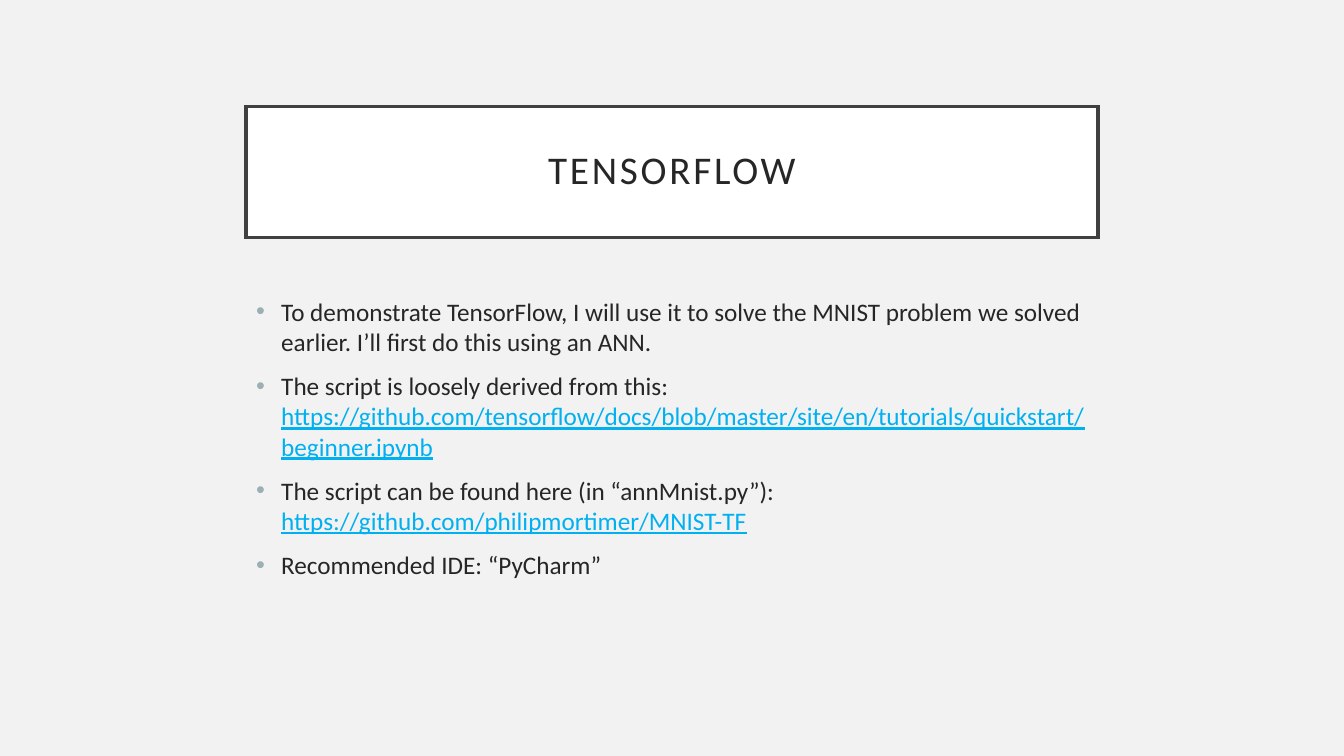
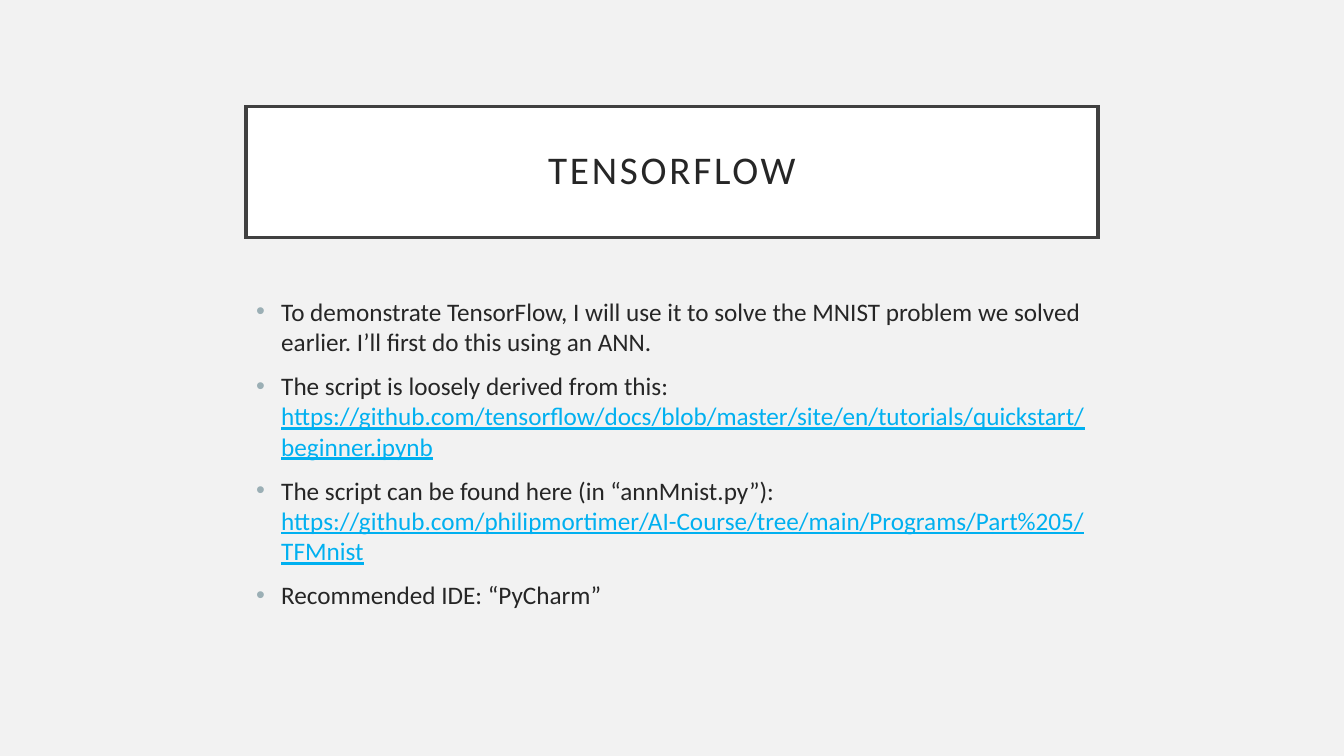
Before and after one commit to philipmortimer/AI-Course, a slide deck: slide 37 of Slides/AI Part 5.pptx. Drawn at 1344x756 pixels with LibreOffice and Linux fonts; fonts in the diff are those of the drawing. Boxes give left, top, right and bottom in pixels: in the first picture for what was removed or moved away, otherwise in the second. Text is boxed around its words. In the diff, an @@ line names an element or a change of style, - is before the commit and + after.

```diff
--- a/Slides/AI Part 5.pptx
+++ b/Slides/AI Part 5.pptx
@@ text at <box>281,482,1083,565</box>: text changed @@
-• The script can be found here (in “annMnist.py”): https://github.com/philipmortimer/MNIST-TF
+• The script can be found here (in “annMnist.py”): https://github.com/philipmortimer/AI-Course/tree/main/Programs/Part%205/TFMnist
```
Also in this commit, not shown: 2 other slides changed, 5 other files.
